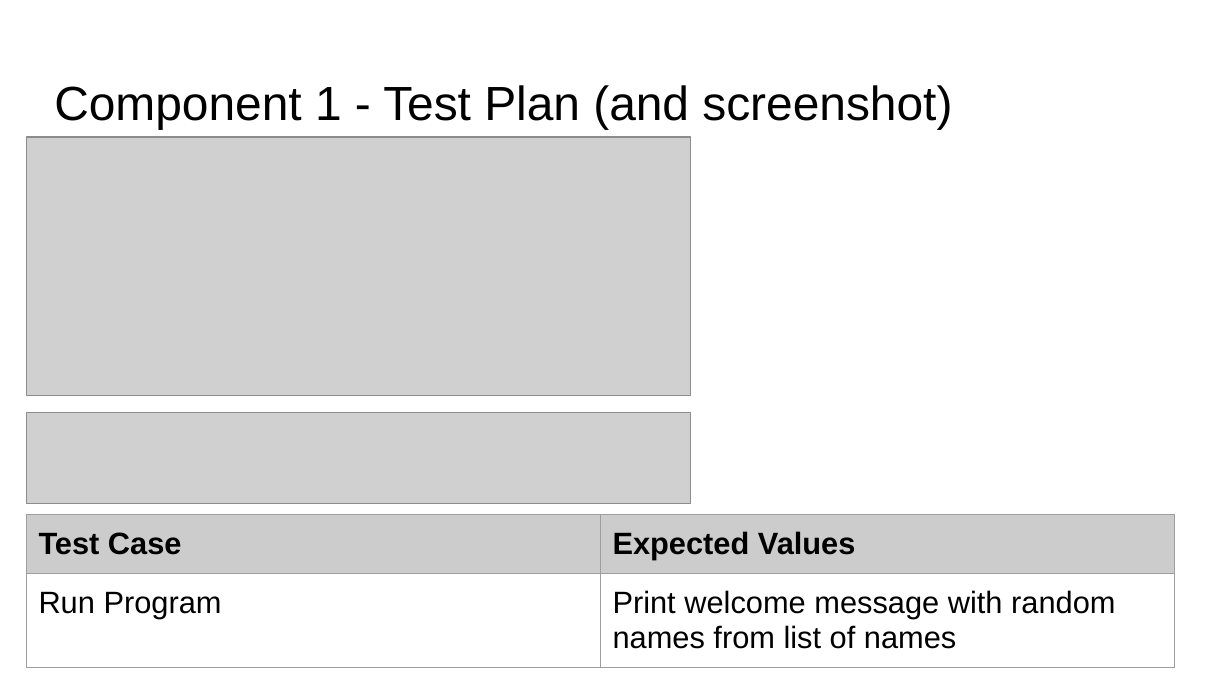
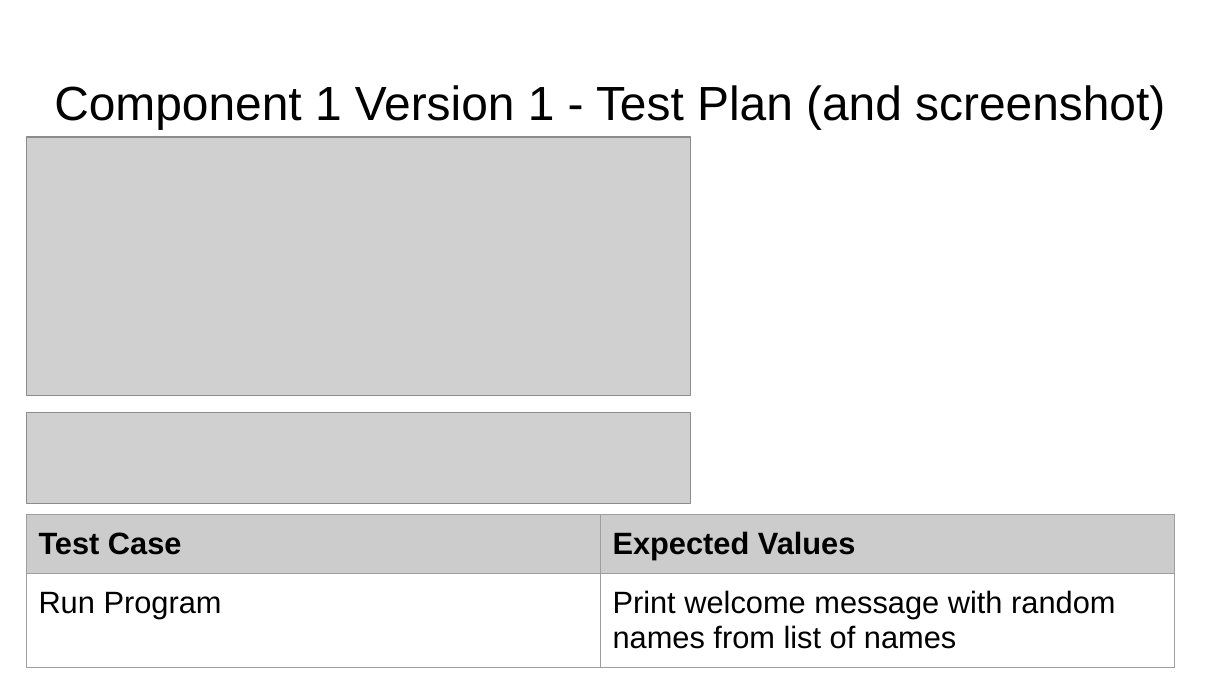
Before and after one commit to NoelChettiar/Pizza_Bot, a slide deck: slide 5 of 022_91893+_+91897+Documentation.pptx. Drawn at 1232x693 pixels with LibreOffice and Linux fonts; fonts in the diff are those of the drawing; grey boxes stand for pictures. Boxes give left, top, right and bottom in pixels: in the first picture for what was removed or moved away, otherwise in the second. Text is boxed around its words. In the diff, an @@ line names an element or a change of style, - is before the commit and + after.

```diff
--- a/022_91893+_+91897+Documentation.pptx
+++ b/022_91893+_+91897+Documentation.pptx
@@ title at bbox=[54, 85, 1165, 129]: text changed @@
-Component 1 - Test Plan (and screenshot)
+Component 1 Version 1 - Test Plan (and screenshot)
```
Also in this commit, not shown: 1 other slide changed, 2 slides added, 2 other files.
